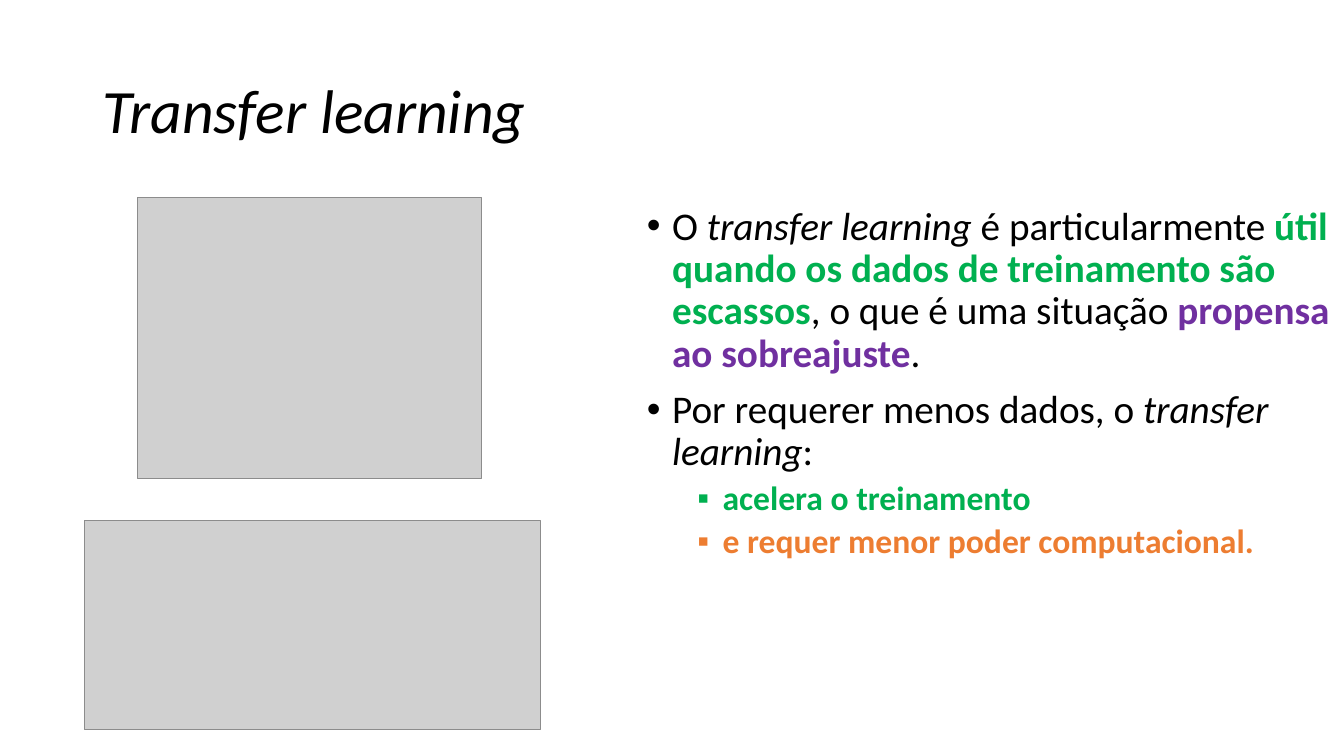
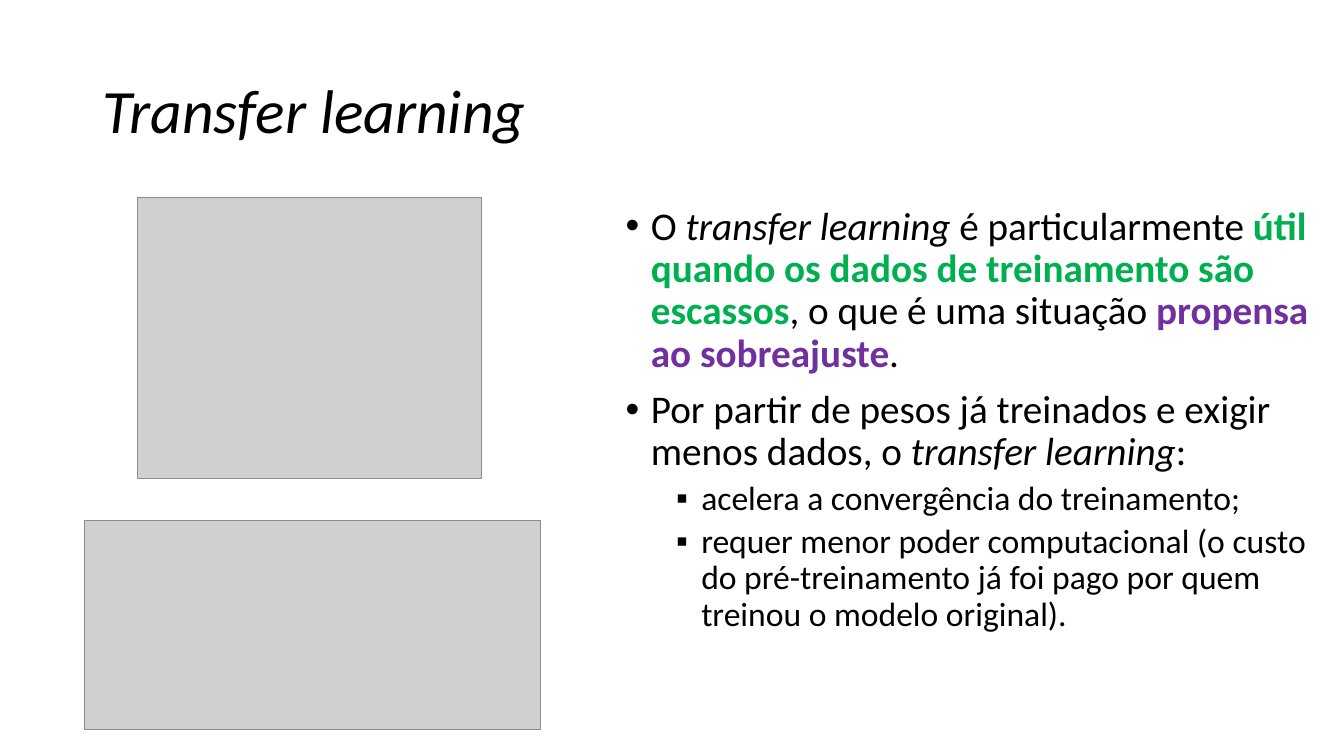
Before and after one commit to zz4fap/c24_inteligencia_artificial, a slide deck: slide 84 of slides/C24_CNN.pptx (slide 78 before the commit). Drawn at 1344x756 pixels with LibreOffice and Linux fonts; fonts in the diff are those of the drawing; grey boxes stand for pictures. Boxes give left, top, right and bottom in pixels: in the first picture for what was removed or moved away, otherwise in the second. Text is boxed around its words. In the diff, an @@ line names an element or a change of style, - is before the commit and + after.

```diff
--- a/slides/C24_CNN.pptx
+++ b/slides/C24_CNN.pptx
@@ text "O transfer learning é particularmente ...": place and size @@
-text "O transfer learning é particularmente ..." at <box>672,212,1329,559</box>
+text "O transfer learning é particularmente ..." at <box>651,212,1308,632</box>
@@ text at <box>651,395,1306,632</box>: text changed; bold off @@
-• Por requerer menos dados, o transfer learning:
-  ▪ acelera o treinamento
-  ▪ e requer menor poder computacional.
+• Por partir de pesos já treinados e exigir menos dados, o transfer learning:
+  ▪ acelera a convergência do treinamento;
+  ▪ requer menor poder computacional (o custo do pré-treinamento já foi pago por quem treinou o modelo original).
```
Also in this commit, not shown: 14 other slides changed, 3 slides added, 1 slide removed.
